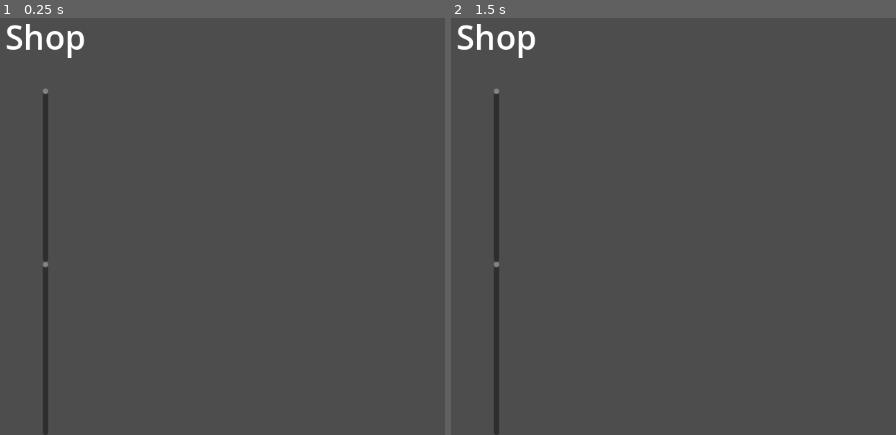
Above: before the commit, frames 1-2 (left to right).
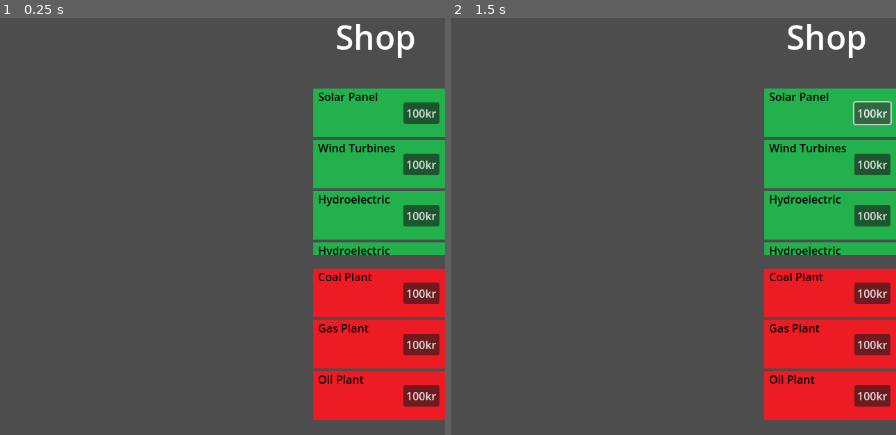
Above: after the commit, the same moments.

Repository: accuracytf/PowerClicker
Game: Godot game, scene res://scenes/main.tscn
Same seed, same stepped clock (60 frames per second), same inputs: the game is played once before the commit and once after it.
Inputs (mouse positions are in pixels of both pictures, inside the frame that each line leads up to):
- Up to frame 1 (0.25 s): no input
- Up to frame 2 (1.5 s): click (873, 113) at 0.5 s, where only the run after the commit has a clickable "100kr"; click (873, 113) at 1.25 s, where only the run after the commit has a clickable "100kr"

The runs differ from the first frame. In frame 1, 24% of the frame differs, in the area x 1-100%, y 1-100%; in frame 2, 24%.

Commit message:
shop början

Diff:
--- a/powerclicker/scenes/main.tscn
+++ b/powerclicker/scenes/main.tscn
@@ -22,6 +22,7 @@
 
 [node name="Shop" parent="Right_Container" instance=ExtResource("1_54ehq")]
 layout_mode = 1
+offset_right = 0.0
 
 [node name="Left_Container" type="Control" parent="."]
 custom_minimum_size = Vector2(200, 0)
@@ -36,5 +37,7 @@
 anchors_preset = 5
 anchor_left = 0.5
 anchor_right = 0.5
-offset_bottom = 200.0
+offset_left = -376.0
+offset_right = 376.0
+offset_bottom = 150.0
 grow_horizontal = 2
--- /dev/null
+++ b/powerclicker/scenes/shop.gd
@@ -0,0 +1,11 @@
+extends Control
+
+
+
+func _ready() -> void:
+	pass # Replace with function body.
+
+
+# Called every frame. 'delta' is the elapsed time since the previous frame.
+func _process(delta: float) -> void:
+	pass
--- a/powerclicker/scenes/shop.tscn
+++ b/powerclicker/scenes/shop.tscn
@@ -1,7 +1,48 @@
-[gd_scene load_steps=2 format=3 uid="uid://de2me0flre225"]
+[gd_scene load_steps=18 format=3 uid="uid://de2me0flre225"]
+
+[ext_resource type="Script" path="res://scenes/shop.gd" id="1_fi3cu"]
+[ext_resource type="Texture2D" uid="uid://cufhs75mk7ir8" path="res://sprites/green.png" id="1_p5c14"]
+[ext_resource type="Texture2D" uid="uid://c15e6oya5mwqc" path="res://sprites/red.png" id="2_wxvjw"]
 
 [sub_resource type="LabelSettings" id="LabelSettings_afl11"]
 font_size = 48
+
+[sub_resource type="StyleBoxEmpty" id="StyleBoxEmpty_w3jcr"]
+
+[sub_resource type="StyleBoxEmpty" id="StyleBoxEmpty_6074k"]
+
+[sub_resource type="StyleBoxEmpty" id="StyleBoxEmpty_fbkll"]
+
+[sub_resource type="StyleBoxEmpty" id="StyleBoxEmpty_tue4i"]
+
+[sub_resource type="StyleBoxEmpty" id="StyleBoxEmpty_bt1hp"]
+
+[sub_resource type="Theme" id="Theme_spnmi"]
+VScrollBar/styles/grabber = SubResource("StyleBoxEmpty_w3jcr")
+VScrollBar/styles/grabber_highlight = SubResource("StyleBoxEmpty_6074k")
+VScrollBar/styles/grabber_pressed = SubResource("StyleBoxEmpty_fbkll")
+VScrollBar/styles/scroll = SubResource("StyleBoxEmpty_tue4i")
+VScrollBar/styles/scroll_focus = SubResource("StyleBoxEmpty_bt1hp")
+
+[sub_resource type="LabelSettings" id="LabelSettings_ivymj"]
+font_color = Color(0, 0, 0, 1)
+
+[sub_resource type="StyleBoxEmpty" id="StyleBoxEmpty_srhg0"]
+
+[sub_resource type="StyleBoxEmpty" id="StyleBoxEmpty_tufnj"]
+
+[sub_resource type="StyleBoxEmpty" id="StyleBoxEmpty_272du"]
+
+[sub_resource type="StyleBoxEmpty" id="StyleBoxEmpty_4euqa"]
+
+[sub_resource type="StyleBoxEmpty" id="StyleBoxEmpty_11bn3"]
+
+[sub_resource type="Theme" id="Theme_i51tm"]
+VScrollBar/styles/grabber = SubResource("StyleBoxEmpty_srhg0")
+VScrollBar/styles/grabber_highlight = SubResource("StyleBoxEmpty_tufnj")
+VScrollBar/styles/grabber_pressed = SubResource("StyleBoxEmpty_272du")
+VScrollBar/styles/scroll = SubResource("StyleBoxEmpty_4euqa")
+VScrollBar/styles/scroll_focus = SubResource("StyleBoxEmpty_11bn3")
 
 [node name="Shop" type="Control"]
 layout_mode = 3
@@ -11,6 +52,7 @@
 offset_right = -952.0
 grow_horizontal = 2
 grow_vertical = 2
+script = ExtResource("1_fi3cu")
 
 [node name="Title" type="Label" parent="."]
 custom_minimum_size = Vector2(0, 100)
@@ -24,25 +66,220 @@
 horizontal_alignment = 1
 vertical_alignment = 1
 
-[node name="Green_Upgrades" type="VScrollBar" parent="."]
-custom_minimum_size = Vector2(0, 200)
-layout_mode = 1
-anchors_preset = 14
-anchor_top = 0.5
-anchor_right = 1.0
-anchor_bottom = 0.5
-offset_top = -176.0
-offset_bottom = 74.0
-grow_horizontal = 2
-grow_vertical = 2
-
-[node name="Red_Upgrades" type="VScrollBar" parent="."]
-custom_minimum_size = Vector2(0, 250)
-layout_mode = 1
-anchors_preset = 12
-anchor_top = 1.0
-anchor_right = 1.0
-anchor_bottom = 1.0
-offset_top = -8.0
-grow_horizontal = 2
-grow_vertical = 0
+[node name="ScrollContainer_Green" type="ScrollContainer" parent="."]
+layout_mode = 0
+offset_left = 10.0
+offset_top = 148.0
+offset_right = 200.0
+offset_bottom = 388.0
+theme = SubResource("Theme_spnmi")
+
+[node name="VBoxContainer_Green" type="VBoxContainer" parent="ScrollContainer_Green"]
+layout_mode = 2
+size_flags_horizontal = 3
+size_flags_vertical = 3
+
+[node name="TextureRect_Solar" type="TextureRect" parent="ScrollContainer_Green/VBoxContainer_Green"]
+layout_mode = 2
+texture = ExtResource("1_p5c14")
+
+[node name="Label" type="Label" parent="ScrollContainer_Green/VBoxContainer_Green/TextureRect_Solar"]
+layout_mode = 1
+offset_left = 7.0
+offset_right = 94.0
+offset_bottom = 23.0
+text = "Solar Panel"
+label_settings = SubResource("LabelSettings_ivymj")
+
+[node name="Button" type="Button" parent="ScrollContainer_Green/VBoxContainer_Green/TextureRect_Solar"]
+layout_mode = 1
+anchors_preset = 6
+anchor_left = 1.0
+anchor_top = 0.5
+anchor_right = 1.0
+anchor_bottom = 0.5
+offset_left = -60.0
+offset_top = -9.0
+offset_right = -8.0
+offset_bottom = 9.0
+grow_horizontal = 0
+grow_vertical = 2
+text = "100kr"
+
+[node name="TextureRect_Wind" type="TextureRect" parent="ScrollContainer_Green/VBoxContainer_Green"]
+layout_mode = 2
+texture = ExtResource("1_p5c14")
+
+[node name="Label" type="Label" parent="ScrollContainer_Green/VBoxContainer_Green/TextureRect_Wind"]
+layout_mode = 1
+offset_left = 7.0
+offset_right = 94.0
+offset_bottom = 23.0
+text = "Wind Turbines"
+label_settings = SubResource("LabelSettings_ivymj")
+
+[node name="Button" type="Button" parent="ScrollContainer_Green/VBoxContainer_Green/TextureRect_Wind"]
+layout_mode = 1
+anchors_preset = 6
+anchor_left = 1.0
+anchor_top = 0.5
+anchor_right = 1.0
+anchor_bottom = 0.5
+offset_left = -60.0
+offset_top = -9.0
+offset_right = -8.0
+offset_bottom = 9.0
+grow_horizontal = 0
+grow_vertical = 2
+text = "100kr"
+
+[node name="TextureRect_Hydro" type="TextureRect" parent="ScrollContainer_Green/VBoxContainer_Green"]
+layout_mode = 2
+texture = ExtResource("1_p5c14")
+
+[node name="Label" type="Label" parent="ScrollContainer_Green/VBoxContainer_Green/TextureRect_Hydro"]
+layout_mode = 1
+offset_left = 7.0
+offset_right = 94.0
+offset_bottom = 23.0
+text = "Hydroelectric"
+label_settings = SubResource("LabelSettings_ivymj")
+
+[node name="Button" type="Button" parent="ScrollContainer_Green/VBoxContainer_Green/TextureRect_Hydro"]
+layout_mode = 1
+anchors_preset = 6
+anchor_left = 1.0
+anchor_top = 0.5
+anchor_right = 1.0
+anchor_bottom = 0.5
+offset_left = -60.0
+offset_top = -9.0
+offset_right = -8.0
+offset_bottom = 9.0
+grow_horizontal = 0
+grow_vertical = 2
+text = "100kr"
+
+[node name="TextureRect_Hydro2" type="TextureRect" parent="ScrollContainer_Green/VBoxContainer_Green"]
+layout_mode = 2
+texture = ExtResource("1_p5c14")
+
+[node name="Label" type="Label" parent="ScrollContainer_Green/VBoxContainer_Green/TextureRect_Hydro2"]
+layout_mode = 1
+offset_left = 7.0
+offset_right = 94.0
+offset_bottom = 23.0
+text = "Hydroelectric"
+label_settings = SubResource("LabelSettings_ivymj")
+
+[node name="Button" type="Button" parent="ScrollContainer_Green/VBoxContainer_Green/TextureRect_Hydro2"]
+layout_mode = 1
+anchors_preset = 6
+anchor_left = 1.0
+anchor_top = 0.5
+anchor_right = 1.0
+anchor_bottom = 0.5
+offset_left = -60.0
+offset_top = -9.0
+offset_right = -8.0
+offset_bottom = 9.0
+grow_horizontal = 0
+grow_vertical = 2
+text = "100kr"
+
+[node name="ScrollContainer_Red" type="ScrollContainer" parent="."]
+layout_mode = 0
+offset_left = 10.0
+offset_top = 408.0
+offset_right = 200.0
+offset_bottom = 648.0
+theme = SubResource("Theme_i51tm")
+
+[node name="VBoxContainer_Red" type="VBoxContainer" parent="ScrollContainer_Red"]
+layout_mode = 2
+size_flags_horizontal = 3
+size_flags_vertical = 3
+
+[node name="TextureRect_Coal" type="TextureRect" parent="ScrollContainer_Red/VBoxContainer_Red"]
+layout_mode = 2
+texture = ExtResource("2_wxvjw")
+
+[node name="Label" type="Label" parent="ScrollContainer_Red/VBoxContainer_Red/TextureRect_Coal"]
+layout_mode = 1
+offset_left = 7.0
+offset_right = 94.0
+offset_bottom = 23.0
+text = "Coal Plant
+"
+label_settings = SubResource("LabelSettings_ivymj")
+
+[node name="Button" type="Button" parent="ScrollContainer_Red/VBoxContainer_Red/TextureRect_Coal"]
+layout_mode = 1
+anchors_preset = 6
+anchor_left = 1.0
+anchor_top = 0.5
+anchor_right = 1.0
+anchor_bottom = 0.5
+offset_left = -60.0
+offset_top = -9.0
+offset_right = -8.0
+offset_bottom = 9.0
+grow_horizontal = 0
+grow_vertical = 2
+text = "100kr"
+
+[node name="TextureRect_Gas" type="TextureRect" parent="ScrollContainer_Red/VBoxContainer_Red"]
+layout_mode = 2
+texture = ExtResource("2_wxvjw")
+
+[node name="Label" type="Label" parent="ScrollContainer_Red/VBoxContainer_Red/TextureRect_Gas"]
+layout_mode = 1
+offset_left = 7.0
+offset_right = 94.0
+offset_bottom = 23.0
+text = "Gas Plant
+"
+label_settings = SubResource("LabelSettings_ivymj")
+
+[node name="Button" type="Button" parent="ScrollContainer_Red/VBoxContainer_Red/TextureRect_Gas"]
+layout_mode = 1
+anchors_preset = 6
+anchor_left = 1.0
+anchor_top = 0.5
+anchor_right = 1.0
+anchor_bottom = 0.5
+offset_left = -60.0
+offset_top = -9.0
+offset_right = -8.0
+offset_bottom = 9.0
+grow_horizontal = 0
+grow_vertical = 2
+text = "100kr"
+
+[node name="TextureRect_Oil" type="TextureRect" parent="ScrollContainer_Red/VBoxContainer_Red"]
+layout_mode = 2
+texture = ExtResource("2_wxvjw")
+
+[node name="Label" type="Label" parent="ScrollContainer_Red/VBoxContainer_Red/TextureRect_Oil"]
+layout_mode = 1
+offset_left = 7.0
+offset_right = 94.0
+offset_bottom = 23.0
+text = "Oil Plant
+"
+label_settings = SubResource("LabelSettings_ivymj")
+
+[node name="Button" type="Button" parent="ScrollContainer_Red/VBoxContainer_Red/TextureRect_Oil"]
+layout_mode = 1
+anchors_preset = 6
+anchor_left = 1.0
+anchor_top = 0.5
+anchor_right = 1.0
+anchor_bottom = 0.5
+offset_left = -60.0
+offset_top = -9.0
+offset_right = -8.0
+offset_bottom = 9.0
+grow_horizontal = 0
+grow_vertical = 2
+text = "100kr"
--- /dev/null
+++ b/powerclicker/scenes/top.tscn
@@ -0,0 +1,10 @@
+[gd_scene format=3 uid="uid://s8cjlmtq7l1v"]
+
+[node name="Control" type="Control"]
+layout_mode = 3
+anchor_right = 0.653
+anchor_bottom = 0.231
+offset_right = -0.256042
+offset_bottom = 0.311996
+grow_horizontal = 2
+grow_vertical = 2
Binary file added: powerclicker/sprites/green.png
Not shown, added: powerclicker/sprites/green.png.import
Binary file added: powerclicker/sprites/red.png
Not shown, added: powerclicker/sprites/red.png.import
